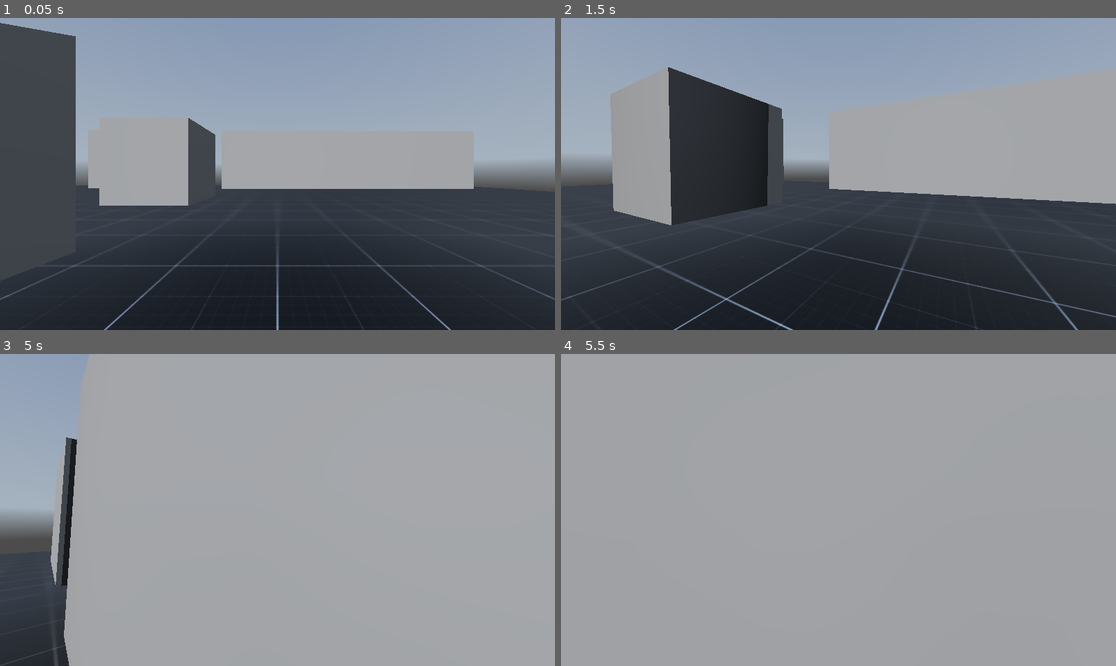
Above: before the commit, frames 1-4 (two rows, left to right).
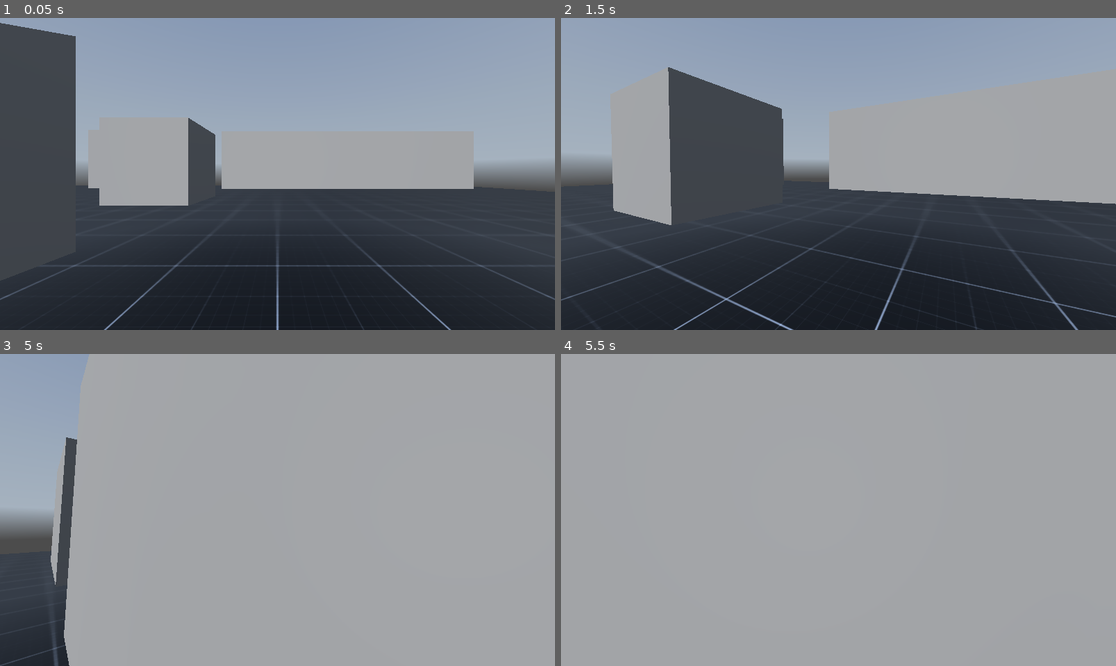
Above: after the commit, the same moments.

Repository: Neltharak/data-breach-protocol
Game: Godot game, scene res://Levels/level_1.tscn
The game is run twice, just before and just after one commit, with the same random seed, the same clock (stepped at 60 frames per second) and the same inputs. A sky picture missing from this copy of the repository is replaced by a grey-blue gradient.
Inputs (mouse positions are in pixels of both pictures, inside the frame that each line leads up to):
- Up to frame 1 (0.05 s): no input
- Up to frame 2 (1.5 s): tap Enter at 0.5 s; move the mouse to (866, 174) at 0.52 s; hold W (move_forward) from 0.53 s (still down); tap Space (jump) at 0.77 s; move the mouse to (810, 174) at 1.27 s
- Up to frame 3 (5 s): keep holding W (move_forward); tap Space (jump) at 1.52, 3.02, 3.5, 3.77, 4.52 s; move the mouse to (288, 503) at 2.02 s; move the mouse to (271, 516) at 2.77 s; move the mouse to (316, 513) at 3.52 s; move the mouse to (233, 506) at 4.27 s
- Up to frame 4 (5.5 s): keep holding W (move_forward); move the mouse to (844, 510) at 5.02 s

Frame 1 is identical in both runs. In frame 2, 4.7% of the frame differs, in the area x 19-38%, y 21-67%; in frame 3, 0.5%; in frame 4, less than 0.1%.

Commit message:
Fixed this dumbass camera bug

Diff:
--- a/controllers/Scripts/fps_controller.gd
+++ b/controllers/Scripts/fps_controller.gd
@@ -22,7 +22,7 @@
 		get_tree().quit()
 
 func _unhandled_input(event: InputEvent) -> void:
-	_mouse_input = event is InputEventMouseMotion and Input.get_mouse_mode() == Input.MOUSE_MODE_CAPTURED
+	_mouse_input = event is InputEventMouseMotion
 	if _mouse_input:
 		_rotation_input = -event.relative.x * MOUSE_SENSITIVITY
 		_tilt_input = -event.relative.y * MOUSE_SENSITIVITY
--- a/controllers/fps_controller.tscn
+++ b/controllers/fps_controller.tscn
@@ -22,6 +22,3 @@
 transform = Transform3D(1, 0, 0, 0, 1, 0, 0, 0, 1, 0, 0.806325, 0)
 
 [node name="Camera3D" type="Camera3D" parent="Camera Controller"]
-
-[node name="ReflectionProbe" type="ReflectionProbe" parent="Camera Controller/Camera3D"]
-update_mode = 1
